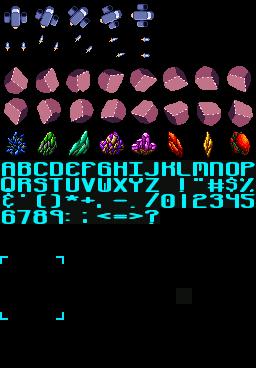
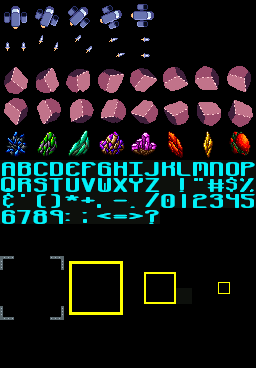
Layer changes from the first 256x368 image to the second:
painted on "Background" over (0, 256, 230, 320)
